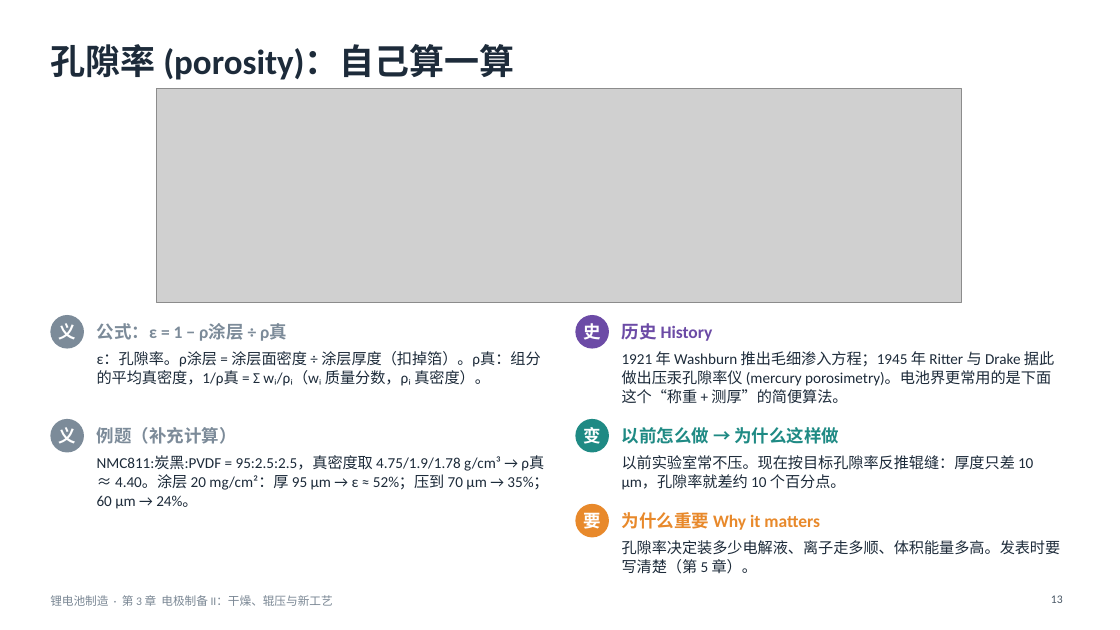
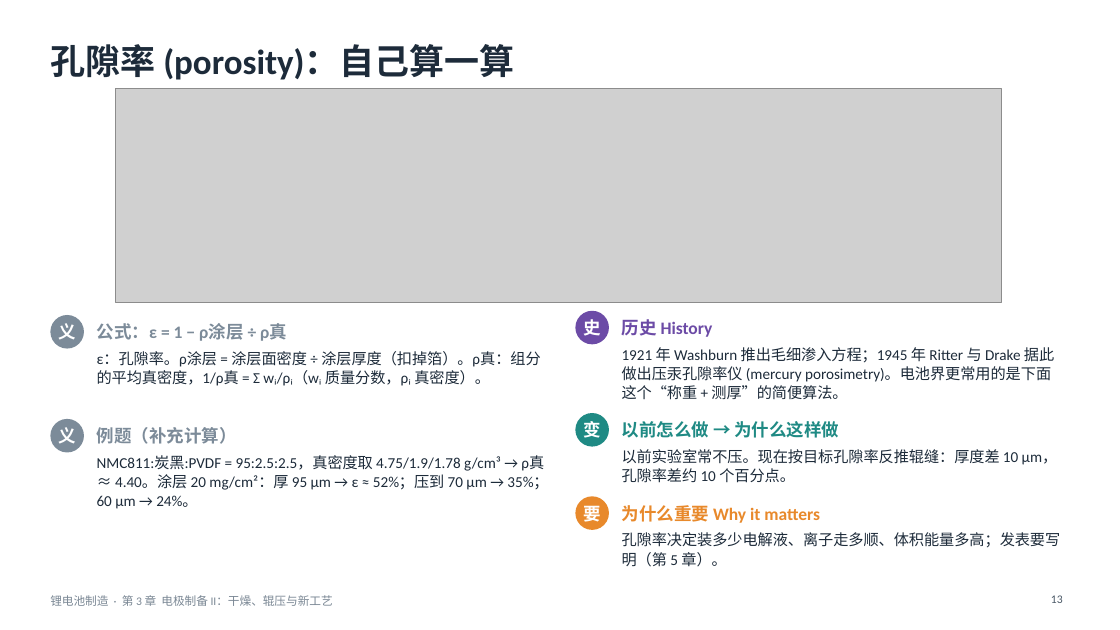
Before and after one commit to zhaoyuw44-lang/Trash, a slide deck: slide 13 of slides/decks/batmfg/batmfg_ch3.pptx. Drawn at 1120x630 pixels with LibreOffice and Linux fonts; fonts in the diff are those of the drawing; grey boxes stand for pictures. Boxes give left, top, right and bottom in pixels: in the first picture for what was removed or moved away, otherwise in the second. Text is boxed around its words. In the diff, an @@ line names an element or a change of style, - is before the commit and + after.

```diff
--- a/slides/decks/batmfg/batmfg_ch3.pptx
+++ b/slides/decks/batmfg/batmfg_ch3.pptx
@@ picture: place and size @@
-picture at [156, 88, 961, 302]
+picture at [116, 88, 1002, 302]
@@ text at [622, 449, 1058, 483]: text changed @@
-以前实验室常不压。现在按目标孔隙率反推辊缝：厚度只差 10 μm，孔隙率就差约 10 个百分点。
+以前实验室常不压。现在按目标孔隙率反推辊缝：厚度差 10 μm，孔隙率差约 10 个百分点。
@@ 4 texts, 3 ellipses: place and size @@
-4 texts, 3 ellipses at [576, 315, 1054, 538]
+4 texts, 3 ellipses at [576, 311, 1054, 530]
@@ text at [622, 532, 1061, 567]: text changed @@
-孔隙率决定装多少电解液、离子走多顺、体积能量多高。发表时要写清楚（第 5 章）。
+孔隙率决定装多少电解液、离子走多顺、体积能量多高；发表要写明（第 5 章）。
```
Also in this commit, not shown: 5 other slides changed, 9 other files.
